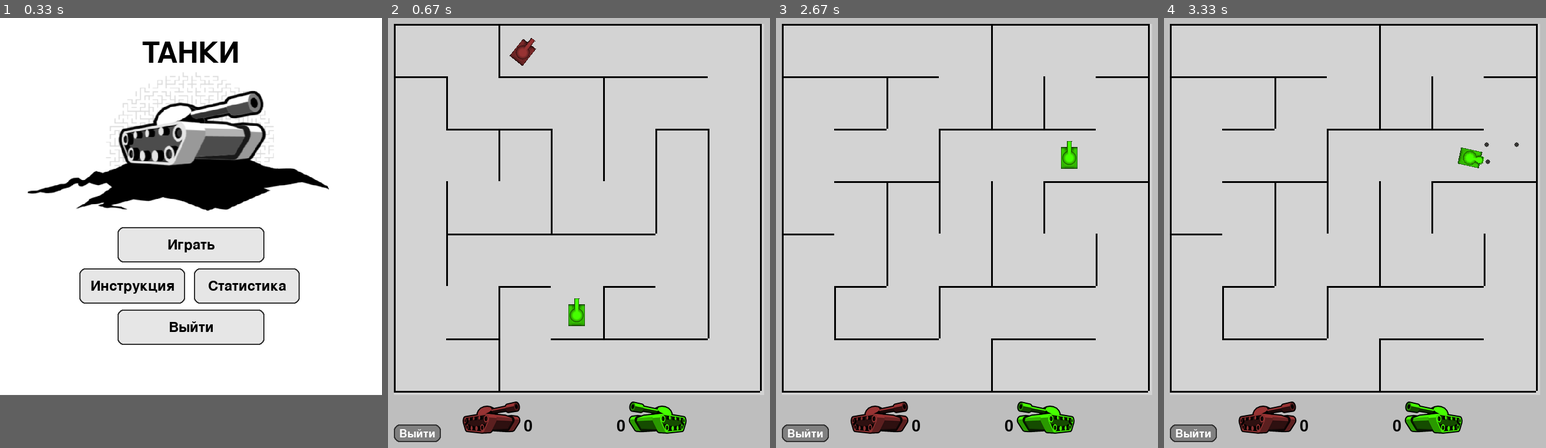
Above: before the commit, frames 1-4 (left to right).
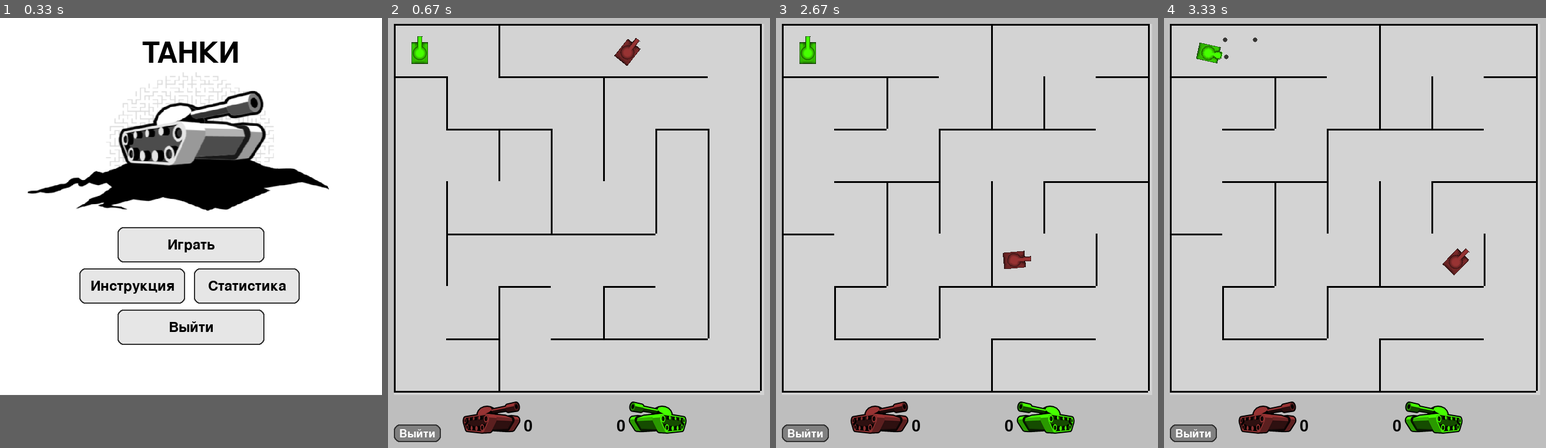
Above: after the commit, the same moments.

Repository: kapysha/TanksPyGame
Game: pygame game, started from launcher.py
Two runs of this game, one before a commit and one after it. Both use one fixed random seed, a clock stepped at 60 frames per second and the inputs below.
Inputs:
- Up to frame 1 (0.33 s): no input
- Up to frame 2 (0.67 s): click "Играть" at 0.38 s
- Up to frame 3 (2.67 s): click "Выйти" at 0.72 s; click "Инструкция" at 1.05 s; click "Назад" at 1.38 s; click "Статистика" at 1.72 s; click "Назад" at 2.05 s; click "Играть" at 2.38 s
- Up to frame 4 (3.33 s): hold Right 2.67-3.13 s; tap Space at 2.73, 3.03, 3.23 s; hold Up from 3.17 s (still down)

Frame 1 is identical in both runs. In frame 2, 0.9% of the frame differs, in the area x 6-67%, y 4-72%; in frame 3, 0.7%; in frame 4, 0.8%.

Commit message:
Исправил недочёт.

Diff:
--- a/play.py
+++ b/play.py
@@ -9,7 +9,7 @@
 from generate_maze import generate_maze
 from settings import all_sprites, players_group, cols, rows, bullets_group, ai_group, kill_sound, WIDTH, HEIGHT, \
     WHITE, clock
-from particle import Explosion
+from particle import Explosion, Particle
 
 
 def play():
@@ -43,6 +43,10 @@
         # очищаем все стены
         for sprite in all_sprites:
             if isinstance(sprite, Wall):
+                sprite.kill()
+
+        for sprite in all_sprites:
+            if isinstance(sprite, Particle):
                 sprite.kill()
 
         running = False
@@ -87,7 +91,7 @@
 
     frozen = False
     freeze_start_time = None
-    freeze_duration = 5
+    freeze_duration = 3
 
     running = True
     while running:
@@ -126,6 +130,9 @@
                         frozen = True
                         freeze_start_time = time.time()
 
+                        for bullet in bullets_group:
+                            bullet.kill()
+
                 elif bullet.owner == 'player':
                     if pygame.sprite.spritecollide(bullet, ai_group, False):
                         pos = ai_tank.pos
@@ -136,6 +143,9 @@
                         player_wins += 1
                         frozen = True
                         freeze_start_time = time.time()
+
+                        for bullet in bullets_group:
+                            bullet.kill()
 
             screen.fill(pygame.Color('lightgrey'))
             all_sprites.draw(screen)
--- a/tank.py
+++ b/tank.py
@@ -76,8 +76,9 @@
 
                 collision = False
                 for sprite in all_sprites:
-                    if isinstance(sprite, Wall) or isinstance(sprite, Tank):
-                        if pygame.sprite.collide_mask(temp_sprite, sprite):
+                    if isinstance(sprite, Wall):
+                        if pygame.sprite.collide_mask(temp_sprite, sprite) or pygame.sprite.spritecollide(
+                                sprite, players_group, dokill=False):
                             collision = True
                             break  # Если столкновение, прекращаем проверку
 
